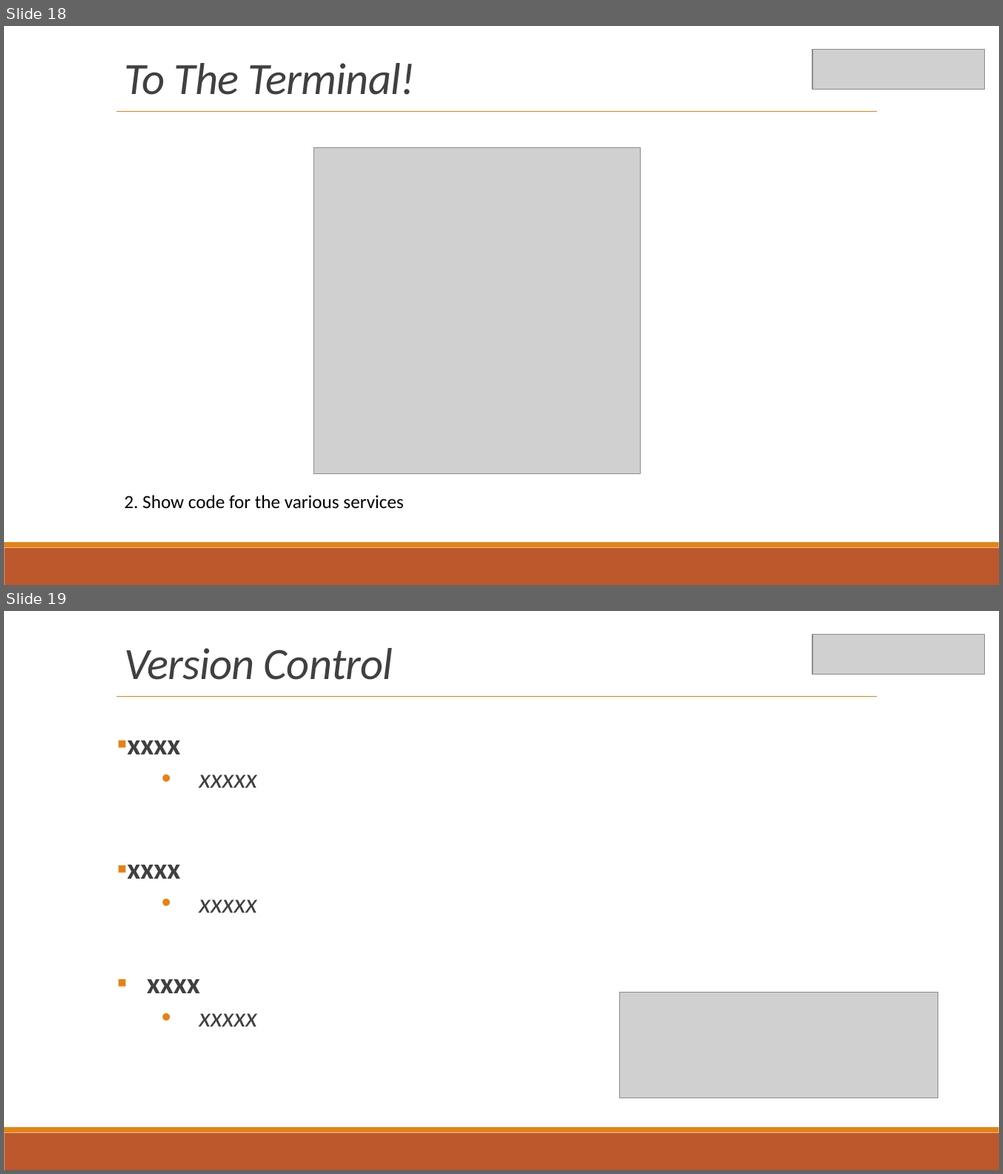
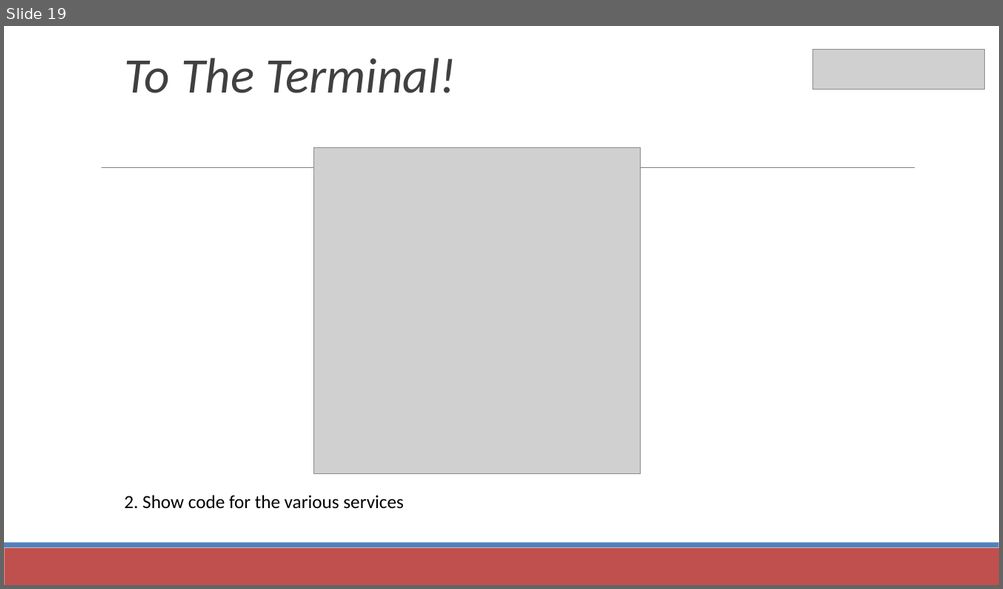
Before and after one commit to Saint-Louis-Full-Stack-Web-Development/presentations, a slide deck: meetup_20180214---FULL_STACK v1.pptx. Shown one above the other, each under a label of ours: slides 18 and 19 before the commit, slide 19 after it. The pictures are 1003x1174 and 1003x589 pixels, drawn with LibreOffice and Linux fonts; fonts in the diff are those of the drawing; grey boxes stand for pictures. Boxes give left, top, right and bottom in pixels: in the first picture for what was removed or moved away, otherwise in the second. Text is boxed around its words. In the diff, an @@ line names an element or a change of style, - is before the commit and + after.

Commit message:
Updated version control and front end slides

```diff
--- a/meetup_20180214---FULL_STACK v1.pptx
+++ b/meetup_20180214---FULL_STACK v1.pptx
@@ slide 19 removed at [4,611,999,1170], background #FFFFFF; not listed: 2 template elements that a slide beside it also shows @@
@@ title removed at [125,648,393,680] @@
-Version Control
@@ picture removed at [812,634,984,675] @@
@@ line removed from (116, 697) to (876, 697) @@
@@ text removed at [127,741,257,1027] @@
-▪ xxxx
-  • xxxxx
-▪ xxxx
-  • xxxxx
-▪ xxxx
-  • xxxxx
@@ picture removed at [620,993,937,1099] @@
@@ what was slide 18 is now slide 19 @@
@@ slide 19 changed as well @@
@@ text "To The Terminal!" at [124,58,456,93]: size 43.2 to 48 pt, letter spacing -0.5 to 0 pt @@
@@ line removed from (116, 112) to (876, 112) @@
@@ line added from (102, 168) to (915, 168), #808080 0.51 pt @@
@@ rectangle at [4,548,999,585]: fill #BD582C to #C0504D @@
@@ rectangle at [4,543,999,548]: fill #E48312 to #4F81BD @@
```
Also in this commit, not shown: 21 other slides changed, 3 slides added, 1 other slide removed.
